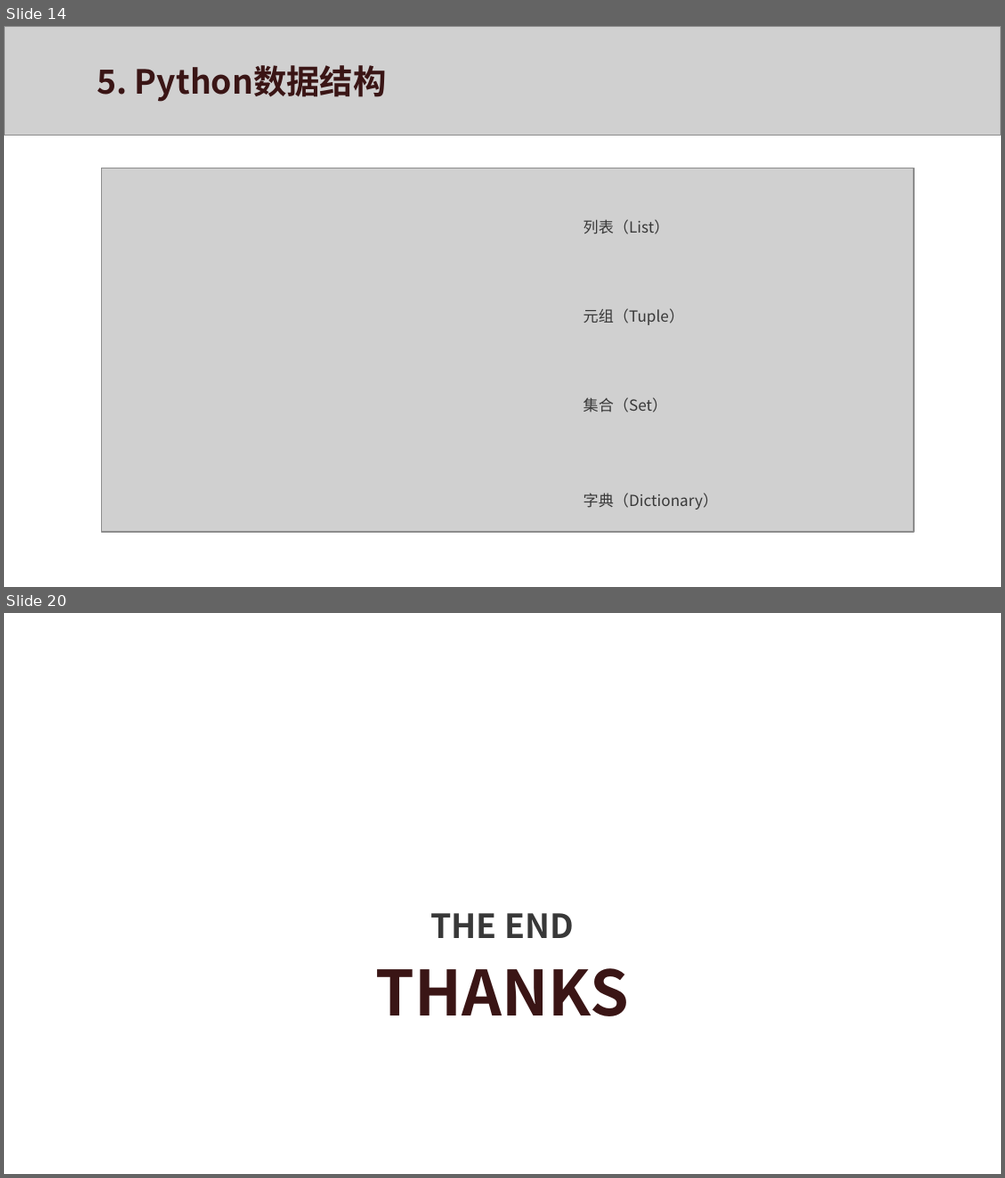
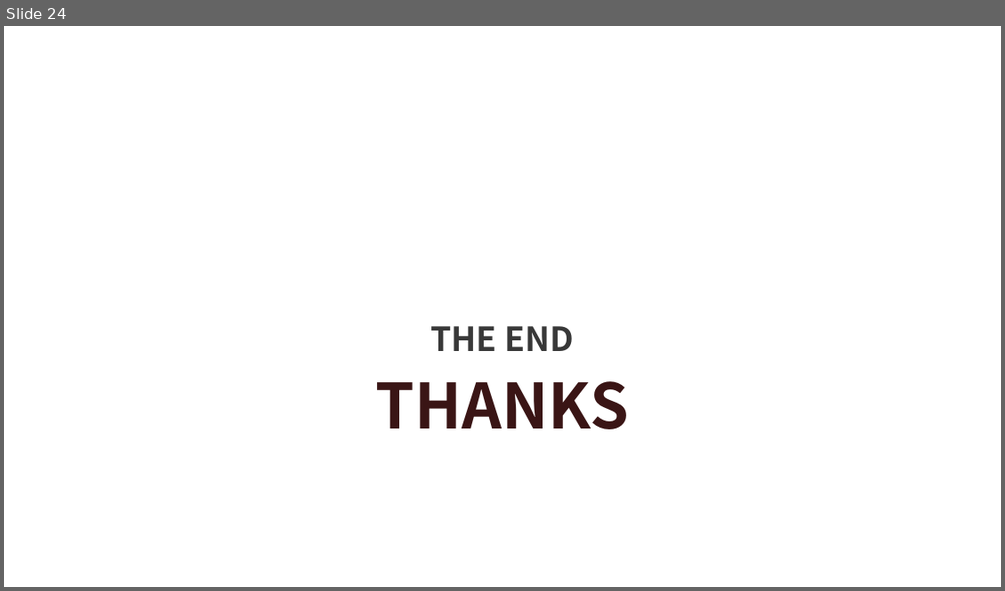
Before and after one commit to xws117/Bilibili-tutorial, a slide deck: MPI.pptx. Shown one above the other, each under a label of ours: slides 14 and 20 before the commit, slide 24 after it; the slides between them are not shown. The pictures are 1005x1178 and 1005x591 pixels, drawn with LibreOffice and Linux fonts; fonts in the diff are those of the drawing; grey boxes stand for pictures; background and template pictures are left out. Boxes give left, top, right and bottom in pixels: in the first picture for what was removed or moved away, otherwise in the second. Text is boxed around its words. In the diff, an @@ line names an element or a change of style, - is before the commit and + after.

```diff
--- a/MPI.pptx
+++ b/MPI.pptx
@@ slide 14 removed at box(4, 26, 1001, 587), background #FFFFFF @@
@@ picture removed at box(4, 26, 1001, 135) @@
@@ text removed at box(97, 65, 387, 102) @@
-5. Python数据结构
@@ picture removed at box(102, 168, 914, 532) @@
@@ text removed at box(583, 219, 670, 234) @@
-列表（List）
@@ text removed at box(583, 308, 684, 325) @@
-元组（Tuple）
@@ text removed at box(583, 397, 668, 412) @@
-集合（Set）
@@ text removed at box(583, 492, 719, 509) @@
-字典（Dictionary）
@@ what was slide 20 is now slide 24 @@
```
Also in this commit, not shown: 4 slides changed, 11 slides added, 6 other slides removed.
